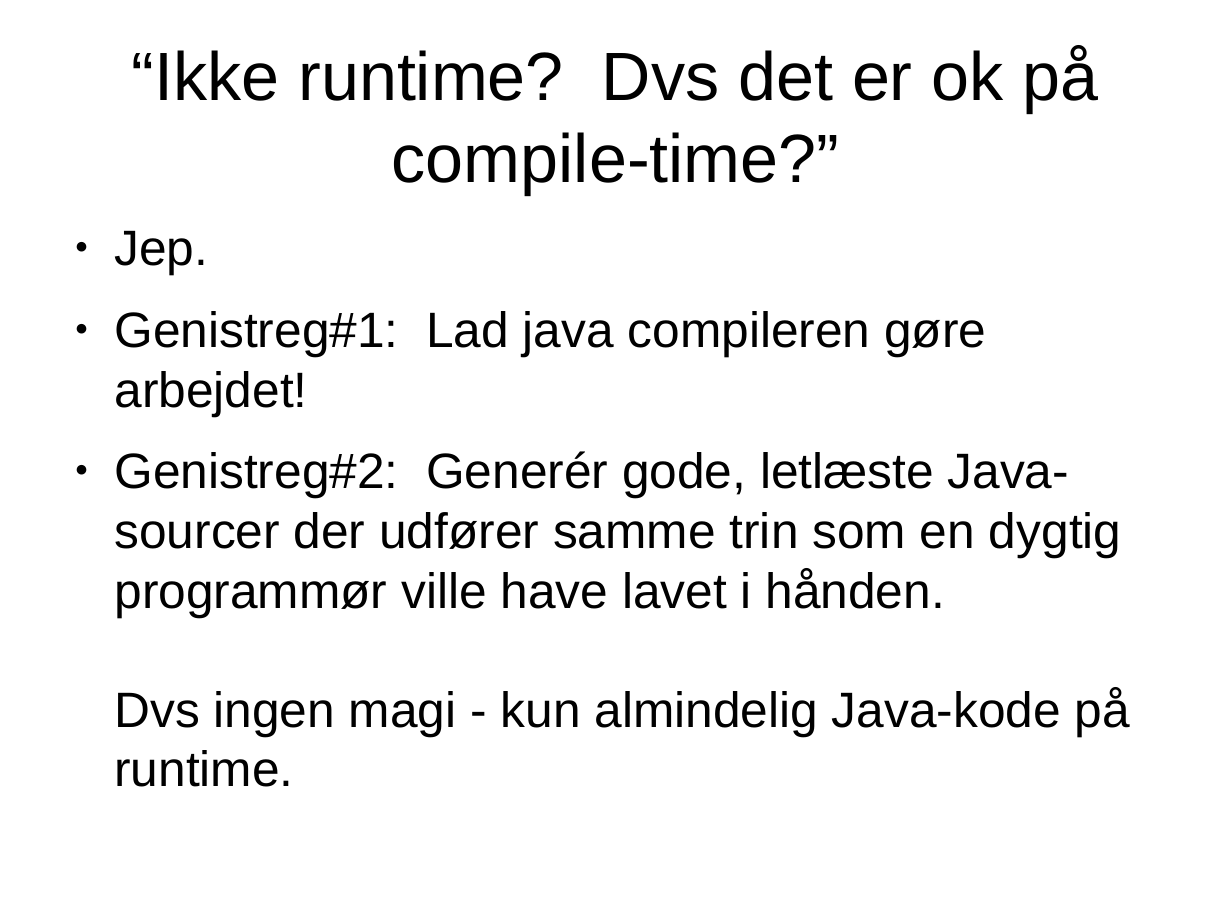
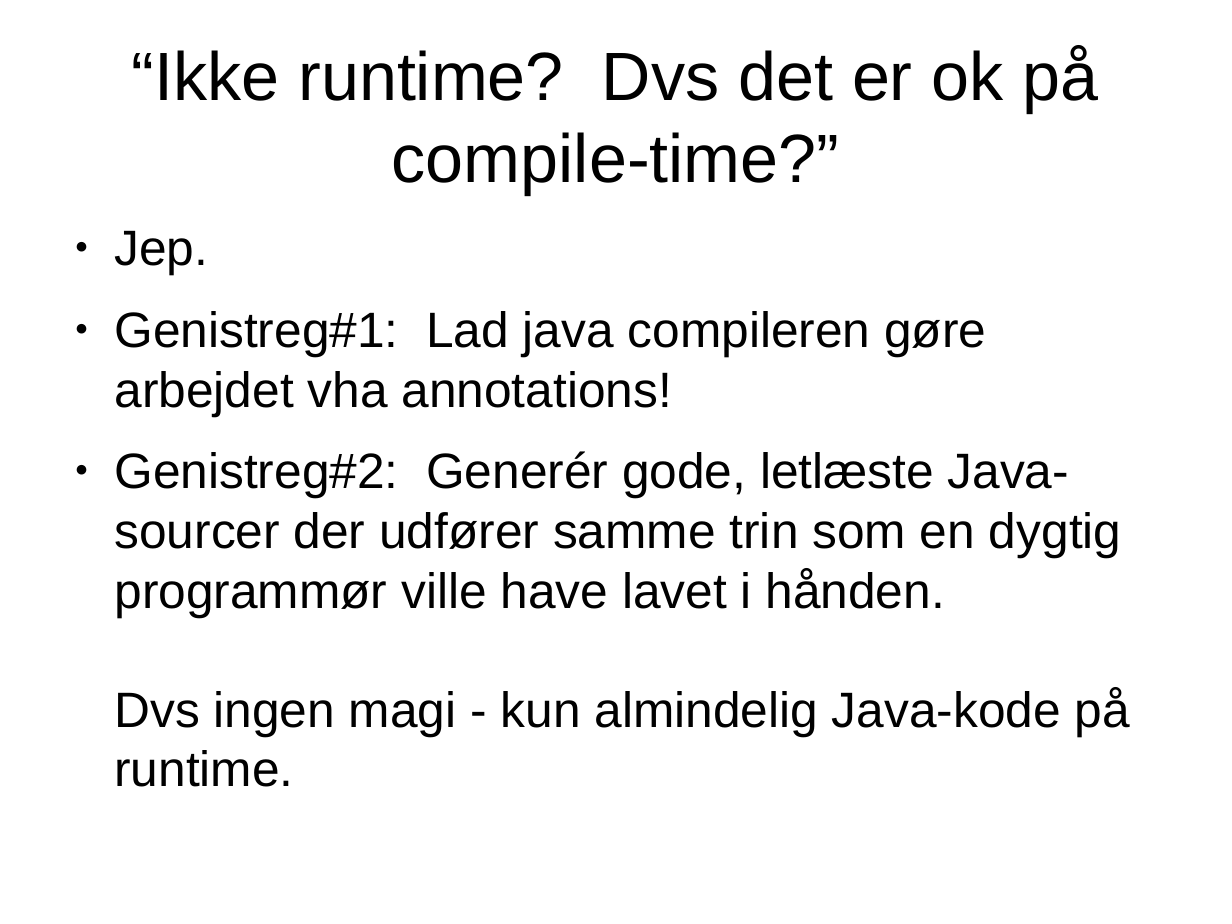
Before and after one commit to ravn/junta-dagger-demo-examples, a slide deck: slide 5 of Dependency Injection med Dagger 2.odp. Drawn at 1232x924 pixels with LibreOffice and Linux fonts; fonts in the diff are those of the drawing. Boxes give left, top, right and bottom in pixels: in the first picture for what was removed or moved away, otherwise in the second. Text is boxed around its words. In the diff, an @@ line names an element or a change of style, - is before the commit and + after.

```diff
--- a/Dependency Injection med Dagger 2.odp
+++ b/Dependency Injection med Dagger 2.odp
@@ text at bbox=[114, 311, 986, 416]: text changed @@
-● Genistreg#1: Lad java compileren gøre arbejdet!
+● Genistreg#1: Lad java compileren gøre arbejdet vha annotations!
```
Also in this commit, not shown: 6 other slides changed, 7 slides added, 2 slides removed, 1 other file.
